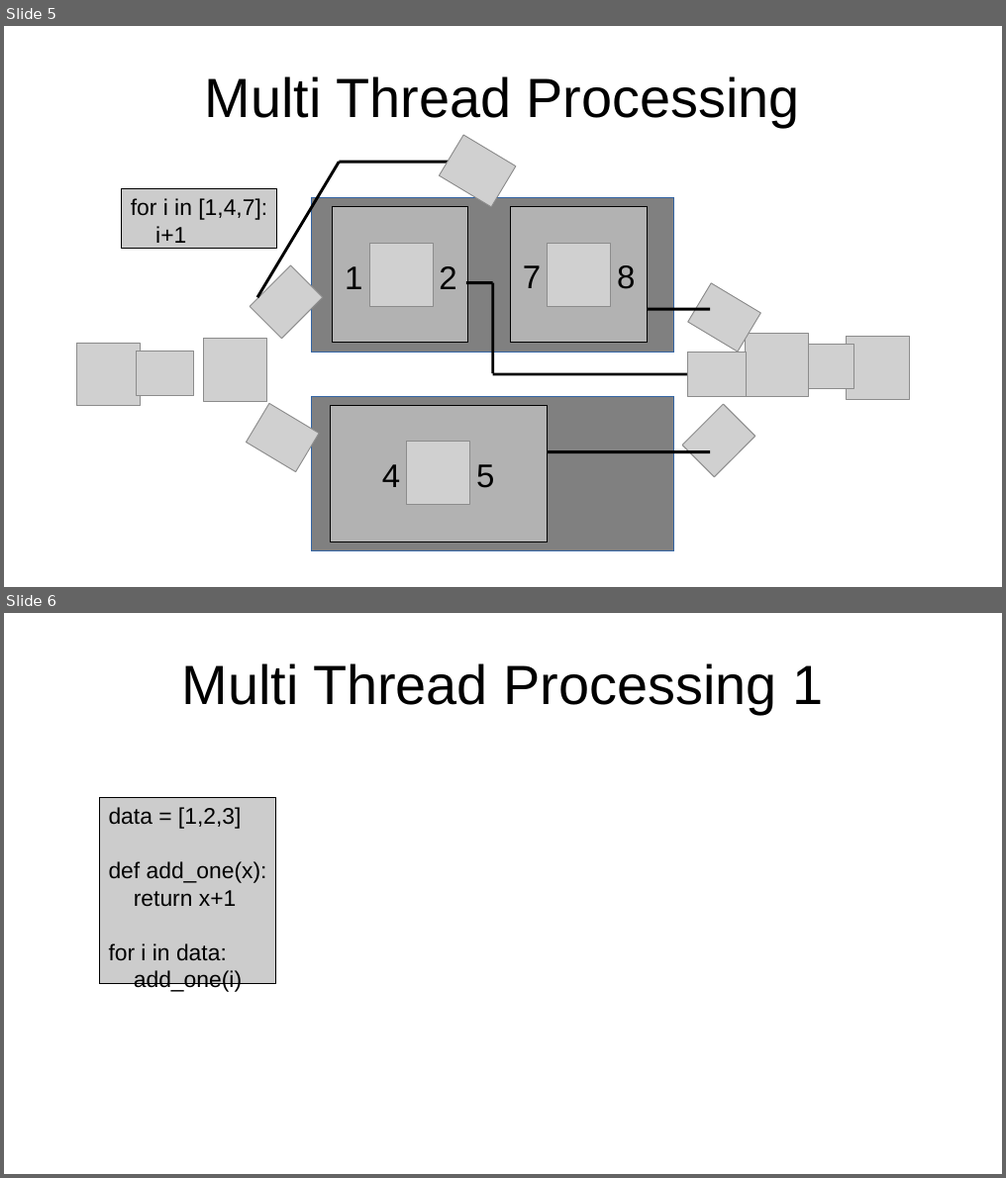
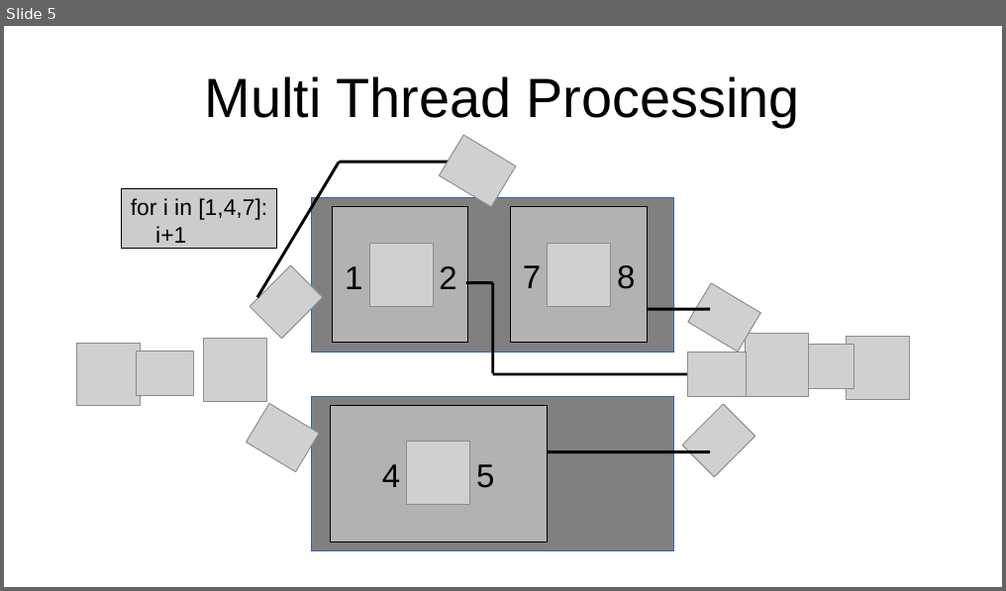
Before and after one commit to connor-makowski/pycelerator, a slide deck: pycelerator.odp. Shown one above the other, each under a label of ours: slides 5 and 6 before the commit, slide 5 after it. The pictures are 1006x1178 and 1006x591 pixels, drawn with LibreOffice and Linux fonts; fonts in the diff are those of the drawing; grey boxes stand for pictures. Boxes give left, top, right and bottom in pixels: in the first picture for what was removed or moved away, otherwise in the second. Text is boxed around its words. In the diff, an @@ line names an element or a change of style, - is before the commit and + after.

```diff
--- a/pycelerator.odp
+++ b/pycelerator.odp
@@ slide 6 removed at bbox=[4, 613, 1002, 1174], background #FFFFFF @@
@@ title removed at bbox=[182, 663, 823, 714] @@
-Multi Thread Processing 1
@@ rectangle removed at bbox=[100, 798, 276, 984] @@
-data = [1,2,3]
-def add_one(x):
-return x+1
-for i in data:
-add_one(i)
```
Also in this commit, not shown: 1 slide changed, 13 slides added, 1 other slide removed, 5 other files.
